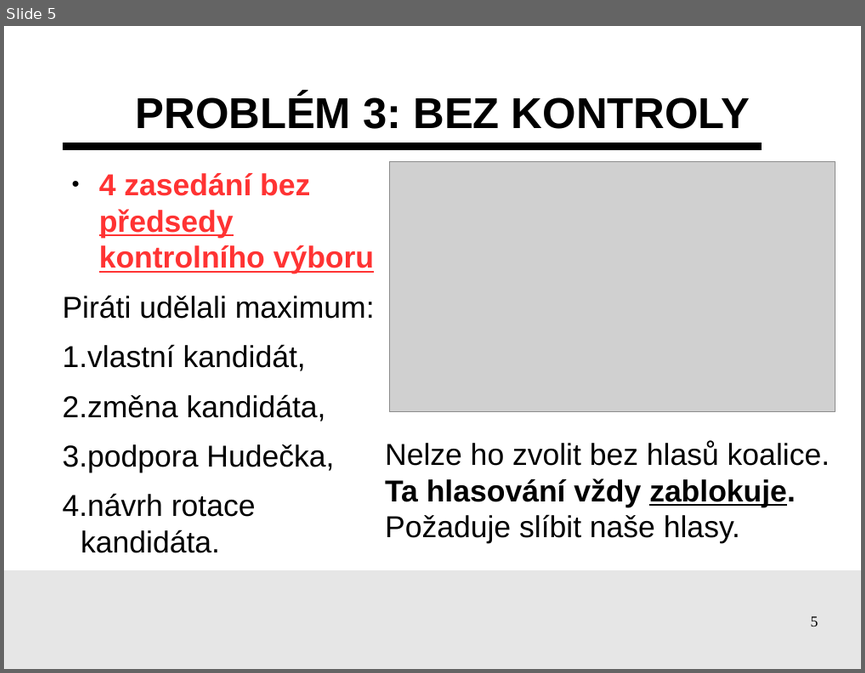
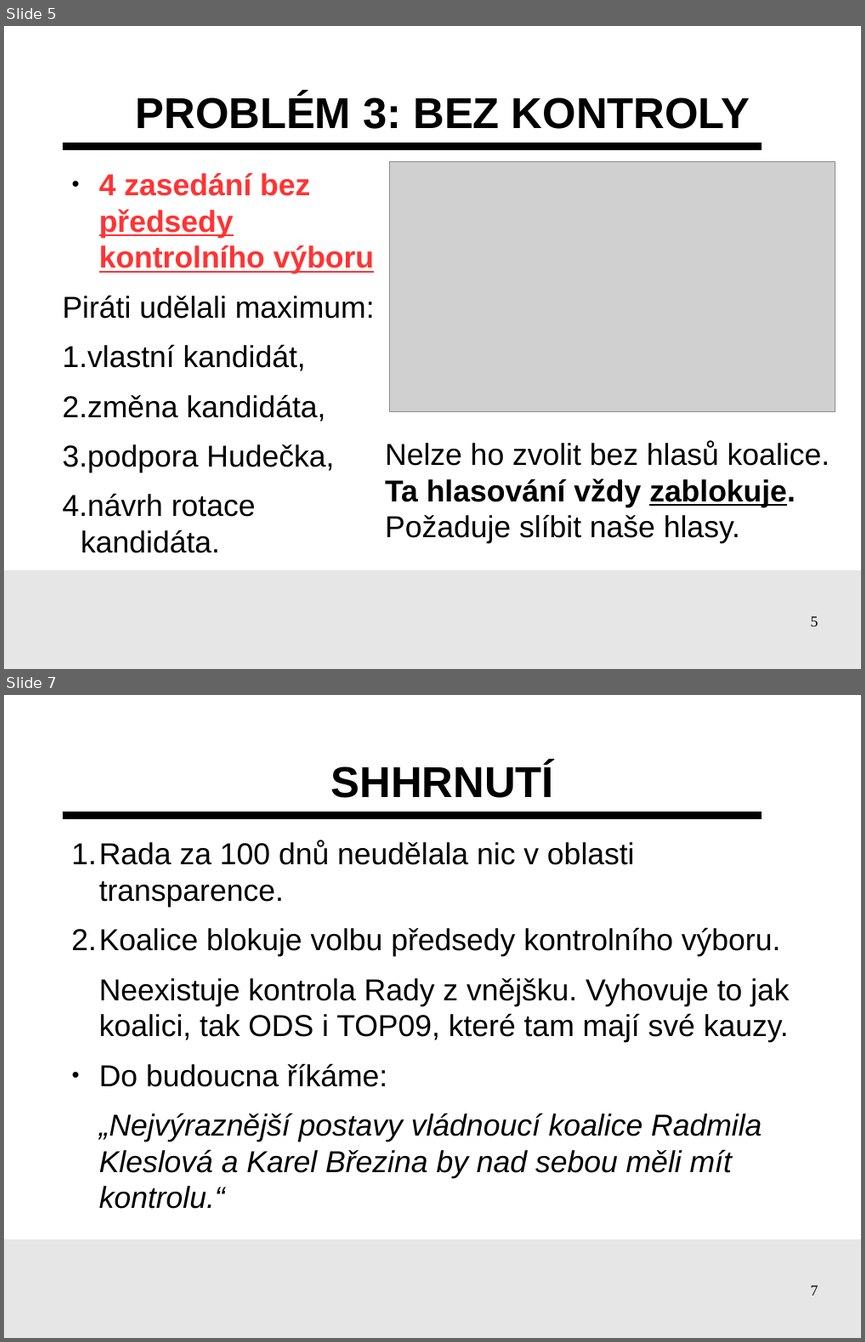
Before and after one commit to pirati-cz/KlubPraha, a slide deck: prezentace/2015/prezentace.odp. Shown one above the other, each under a label of ours: slide 5 before the commit, slides 5 and 7 after it; the slides between them are not shown. The pictures are 865x673 and 865x1342 pixels, drawn with LibreOffice and Linux fonts; fonts in the diff are those of the drawing; grey boxes stand for pictures; background and template pictures are left out. Boxes give left, top, right and bottom in pixels: in the first picture for what was removed or moved away, otherwise in the second. Text is boxed around its words. In the diff, an @@ line names an element or a change of style, - is before the commit and + after.

```diff
--- a/prezentace/2015/prezentace.odp
+++ b/prezentace/2015/prezentace.odp
@@ slide 7 added at (4,695,861,1338), background #FFFFFF; not listed: 3 template elements that a slide beside it also shows @@
@@ title added at (331,763,554,798), 40 pt, text #000000, bold @@
+SHHRNUTÍ
@@ text added at (71,840,789,1178), 28 pt, text #000000 @@
+1. Rada za 100 dnů neudělala nic v oblasti transparence.
+2. Koalice blokuje volbu předsedy kontrolního výboru.
+Neexistuje kontrola Rady z vnějšku. Vyhovuje to jak koalici, tak ODS i TOP09, které tam mají své kauzy.
+● Do budoucna říkáme:
+„Nejvýraznější postavy vládnoucí koalice Radmila Kleslová a Karel Březina by nad sebou měli mít kontrolu.“
```
Also in this commit, not shown: 4 slides changed, 1 slide removed.
